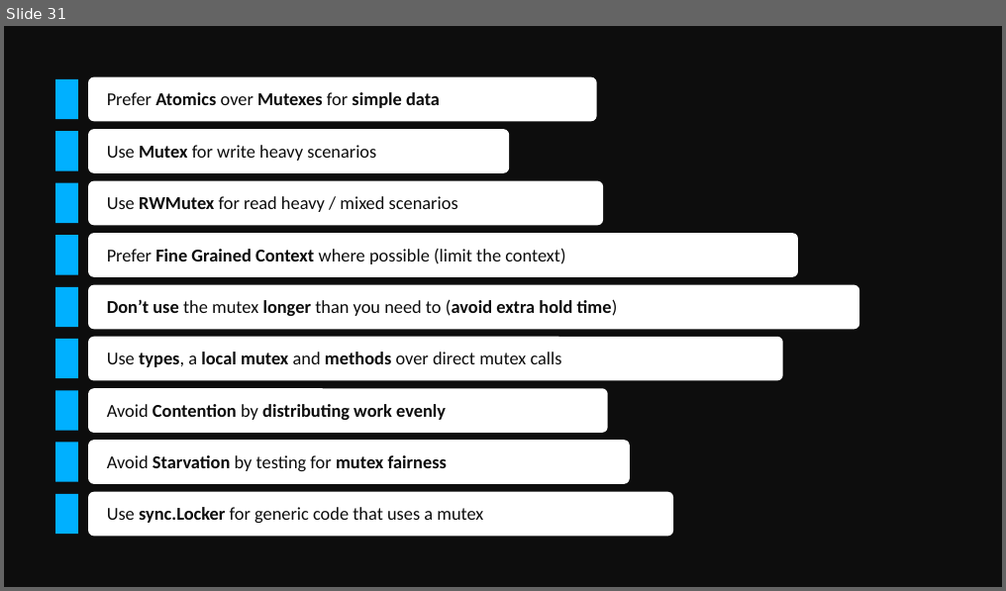
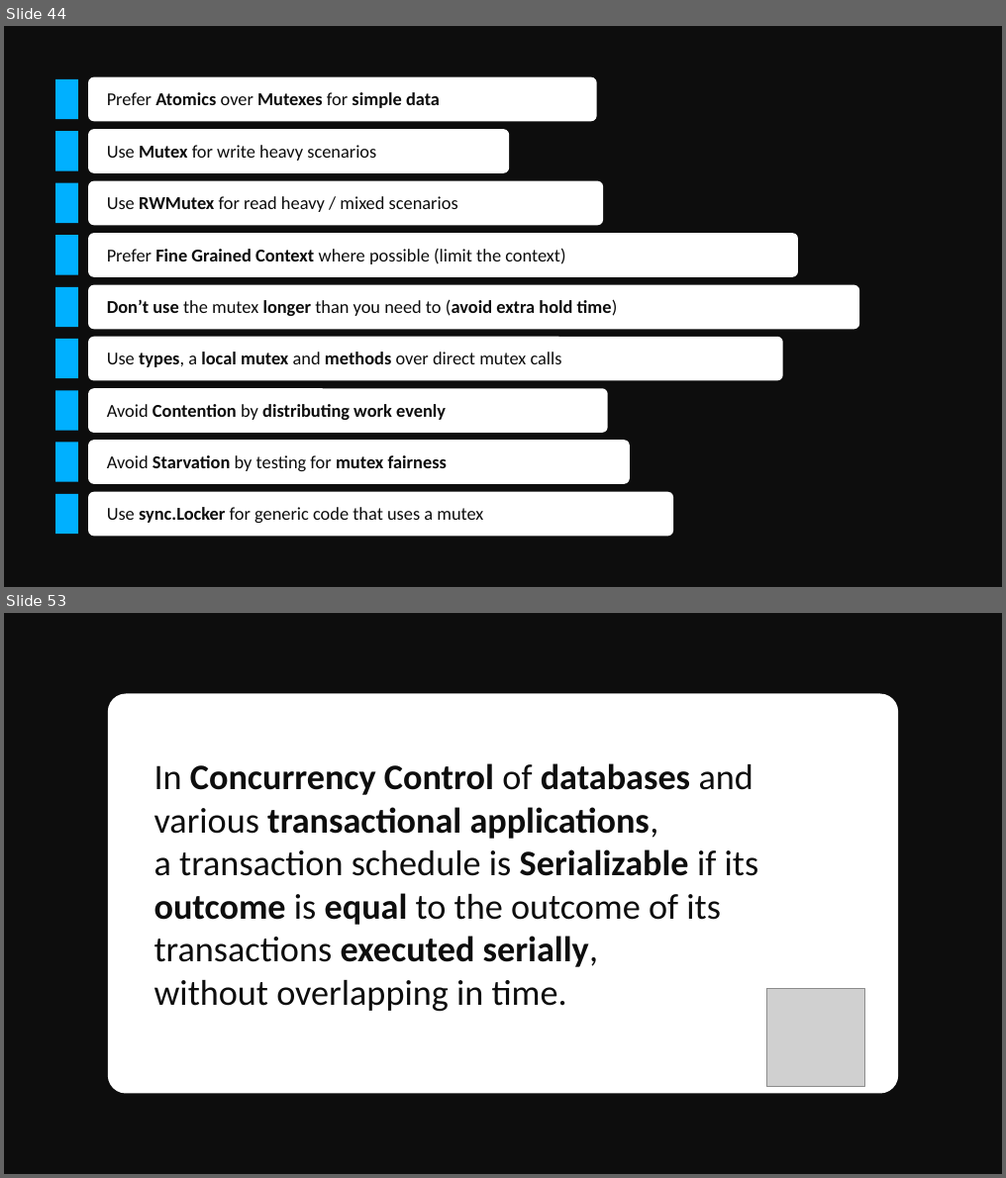
Before and after one commit to golang-basics/concurrency, a slide deck: presentations/7_mutexes/Mutexes.pptx. Shown one above the other, each under a label of ours: slide 31 before the commit, slides 44 and 53 after it; the slides between them are not shown. The pictures are 1006x591 and 1006x1178 pixels, drawn with LibreOffice and Linux fonts; fonts in the diff are those of the drawing; grey boxes stand for pictures. Boxes give left, top, right and bottom in pixels: in the first picture for what was removed or moved away, otherwise in the second. Text is boxed around its words. In the diff, an @@ line names an element or a change of style, - is before the commit and + after.

```diff
--- a/presentations/7_mutexes/Mutexes.pptx
+++ b/presentations/7_mutexes/Mutexes.pptx
@@ slide 53 added at <box>4,613,1002,1174</box>, background #0D0D0D @@
@@ rounded rectangle added at <box>108,694,898,1094</box>, fill #FFFFFF @@
@@ text added at <box>154,763,759,1012</box>, 69 pt, text #0D0D0D @@
+In Concurrency Control of databases and
+various transactional applications,
+a transaction schedule is Serializable if its
+outcome is equal to the outcome of its
+transactions executed serially,
+without overlapping in time.
@@ picture added at <box>766,988,864,1086</box> @@
@@ what was slide 31 is now slide 44 @@
```
Also in this commit, not shown: 10 slides changed, 40 other slides added, 1 other file.
